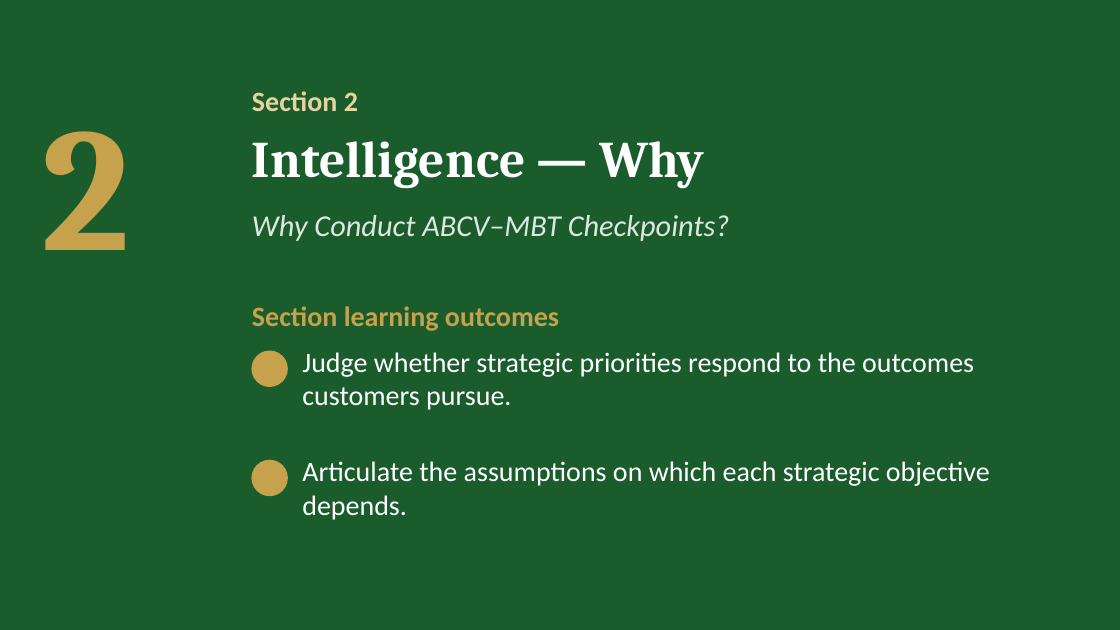
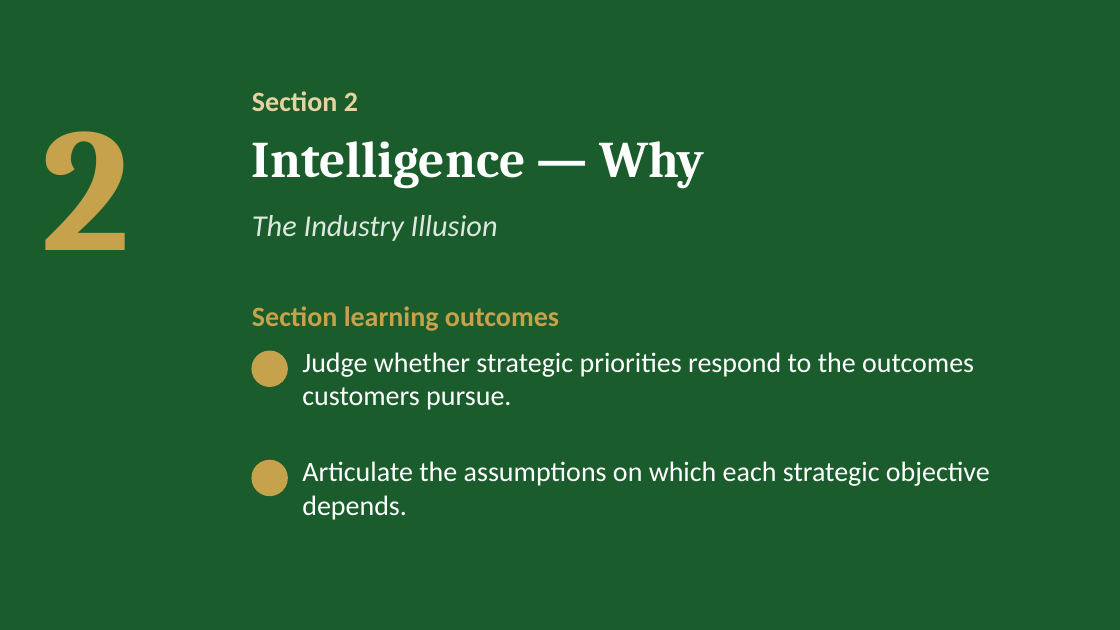
Before and after one commit to IBSL26/ibsl-platform, a slide deck: slide 17 of Unit decks/Unit 04 - Direction Integrity (ABCV-MBT).pptx (slide 7 before the commit). Drawn at 1120x630 pixels with LibreOffice and Linux fonts; fonts in the diff are those of the drawing; background and template pictures are left out. Boxes give left, top, right and bottom in pixels: in the first picture for what was removed or moved away, otherwise in the second. Text is boxed around its words. In the diff, an @@ line names an element or a change of style, - is before the commit and + after.

```diff
--- a/Unit decks/Unit 04 - Direction Integrity (ABCV-MBT).pptx
+++ b/Unit decks/Unit 04 - Direction Integrity (ABCV-MBT).pptx
@@ text at box(252, 215, 498, 241): text changed @@
-Why Conduct ABCV–MBT Checkpoints?
+The Industry Illusion
```
Also in this commit, not shown: 6 other slides changed, 25 slides added, 5 slides removed, 30 other files.
